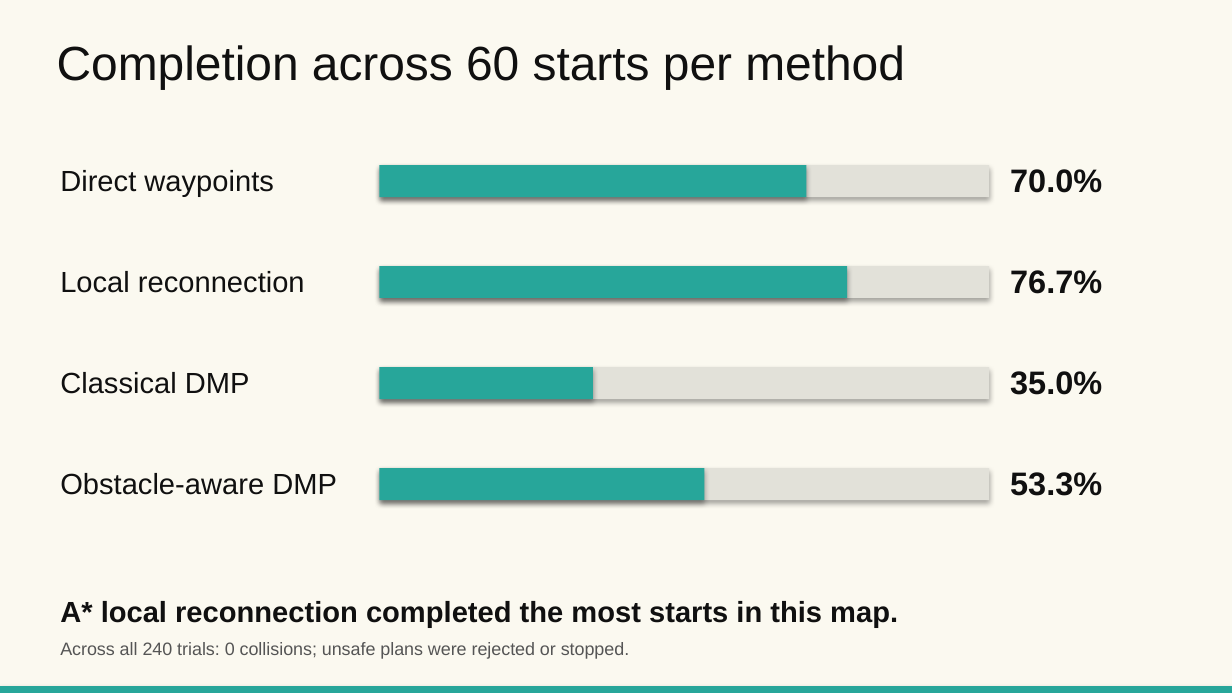
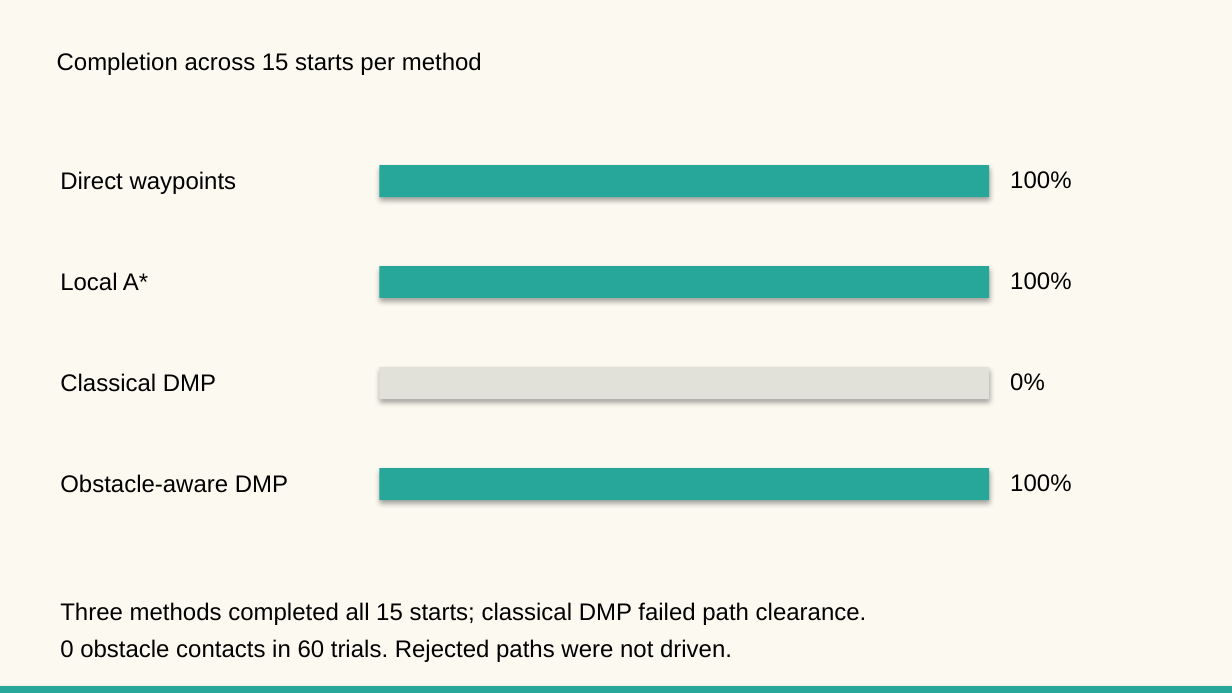
Before and after one commit to ayushkaulgud/teach-repeat-rover-navigation, a slide deck: slide 7 of docs/Teach_and_Repeat_Project_Update_Oct_7_2026.pptx (slide 5 before the commit). Drawn at 1232x693 pixels with LibreOffice and Linux fonts; fonts in the diff are those of the drawing. Boxes give left, top, right and bottom in pixels: in the first picture for what was removed or moved away, otherwise in the second. Text is boxed around its words. In the diff, an @@ line names an element or a change of style, - is before the commit and + after.

```diff
--- a/docs/Teach_and_Repeat_Project_Update_Oct_7_2026.pptx
+++ b/docs/Teach_and_Repeat_Project_Update_Oct_7_2026.pptx
@@ text at [57, 52, 482, 75]: text changed; size 28 to 14 pt; text colour #101010 to #000000 @@
-Completion across 60 starts per method
+Completion across 15 starts per method
@@ rectangle at [379, 165, 989, 197]: fill #E2E1D9 to #27A69A @@
@@ rectangle removed at [379, 165, 806, 197] @@
@@ text at [1010, 171, 1071, 189]: text changed; size 19 to 14 pt; text colour #101010 to #000000; bold off @@
-70.0%
+100%
@@ rectangle: place and size @@
-rectangle at [379, 266, 848, 298]
+rectangle at [379, 266, 989, 298]
@@ rectangle removed at [379, 266, 989, 298] @@
@@ text at [60, 272, 148, 291]: text changed; size 17 to 14 pt; text colour #101010 to #000000 @@
-Local reconnection
+Local A*
@@ text at [1010, 272, 1071, 290]: text changed; size 19 to 14 pt; text colour #101010 to #000000; bold off @@
-76.7%
+100%
@@ rectangle removed at [379, 367, 593, 399] @@
@@ text at [1010, 373, 1045, 391]: text changed; size 19 to 14 pt; text colour #101010 to #000000; bold off @@
-35.0%
+0%
@@ size 17 to 14 pt, text colour #101010 to #000000 in 3 elements at [60, 171, 237, 194], [60, 373, 216, 392], [60, 474, 288, 493] @@
@@ rectangle at [379, 468, 989, 500]: fill #E2E1D9 to #27A69A @@
@@ rectangle removed at [379, 468, 705, 500] @@
@@ text at [1010, 474, 1071, 492]: text changed; size 19 to 14 pt; text colour #101010 to #000000; bold off @@
-53.3%
+100%
@@ text at [60, 602, 867, 625]: text changed; size 17 to 14 pt; text colour #101010 to #000000; bold off @@
-A* local reconnection completed the most starts in this map.
+Three methods completed all 15 starts; classical DMP failed path clearance.
@@ text at [60, 639, 732, 662]: text changed; size 10.5 to 14 pt; text colour #555555 to #000000 @@
-Across all 240 trials: 0 collisions; unsafe plans were rejected or stopped.
+0 obstacle contacts in 60 trials. Rejected paths were not driven.
```
Also in this commit, not shown: 6 other slides changed, 4 slides added, 2 slides removed, 25 other files.
